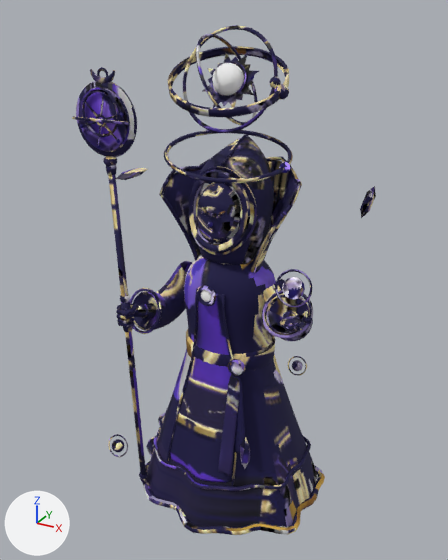
The glTF model public/models/astromancer.glb, before and after one commit.
The view is the same before and after, from a 50 mm lens placed at (0.998, -1.864, 1.844), pointed at (-0.041, 0.025, 0.899). Arrows for +X, +Y and +Z are at lower left; the lights stay in place. The picture after the commit comes second. Where no turn or scale is listed for an object, it has been applied to the vertices. Vertices at exactly the same position are counted once.

In view in the first picture: 'breath_mesh', 'drift0_mesh', 'planet_mesh', 'rete_mesh', 'ring_turn0_mesh', 'ring_turn1_mesh', 'ring_turn2_mesh', 'ring_turn3_mesh', 'sun_mesh', 'weapon_mesh' and 4 more.
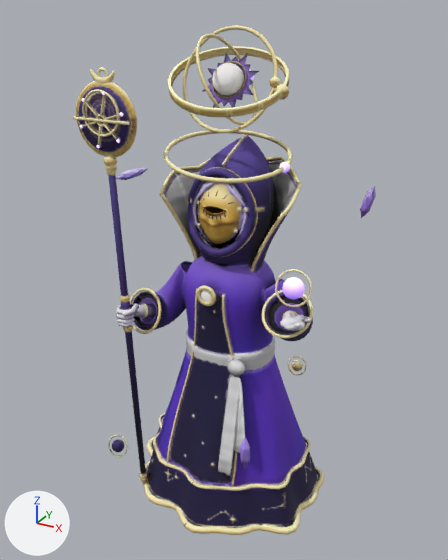
Where the change shows, as pixel boxes [x1, y1, x2, y2] in the pictures (448 x 560 px; the box of a moved part takes in the faces that stretch with it):
part 1 of me_torus_002, surface changed: [183, 25, 281, 133] in both
part 2 of me_torus_003, surface changed: [196, 34, 258, 125] in both
part 3 of me_ecliptic, surface changed (blue to beige): [168, 46, 289, 117] in both
part 4 of me_corona, surface changed (lighter): [202, 53, 259, 108] in both
part 5 of me_torus, rebuilt (10% wider, 8% taller): before [189, 170, 250, 252]; after [188, 168, 255, 257]
part 6 of me_torus, rebuilt: before [190, 166, 257, 255]; after [197, 167, 258, 257]
part 7 of me_torus, rebuilt: before [203, 207, 224, 213]; after [204, 207, 225, 213]
part 8 of me_torus, rebuilt (mostly hidden): before [213, 182, 241, 239]; after [198, 183, 244, 249]
part 9 of me_torus, moved or reshaped: before [196, 157, 261, 264]; after [190, 157, 266, 264]
part 10 of me_torus, surface changed (blue to purple): [116, 134, 325, 535] in both
part 11 of me_icosphere_060, surface changed (lighter): [275, 269, 312, 307] in both
part 12 of me_torus_004, surface changed (blue to beige): [164, 130, 293, 183] in both
part 13 of me_torus_007, surface changed (blue to beige): [80, 89, 123, 149] in both
part 14 of me_butt, surface changed: [72, 67, 148, 485] in both
part 15 of me_icosphere_073, surface changed (blue to purple): [240, 437, 250, 469] in both

The change, as a list of edits to the scene's bpy script:
```text
Change me_torus_002:
    where me_torus_002.from_pydata(...)  # 282 vertices, 560 faces; spans x -0.172..0.182, y -0.063..0.063, z -0.161..0.161
    me_torus_002 part 1: texture (UV) coordinates of 560 of 560 faces, centred in x -0.17..0.182, y -0.062..0.062, z -0.16..0.16, changed; they spanned u 0.12..0.88, v 0.1..0.97 and now span u 0.01..0.95, v 0.01..0.98
Change me_torus_003:
    where me_torus_003.from_pydata(...)  # 282 vertices, 560 faces; spans x -0.076..0.076, y -0.156..0.167, z -0.137..0.137
    me_torus_003 part 2: texture (UV) coordinates of 560 of 560 faces, centred in x -0.075..0.075, y -0.154..0.167, z -0.137..0.137, changed; they spanned u 0.3..0.96, v 0.01..0.97 and now span u 0.13..0.77, v 0.48..0.98
Change me_ecliptic:
    where me_ecliptic.from_pydata(...)  # 298 vertices, 464 faces; spans x 0.013..0.419, y -0.84..-0.471, z 1.386..1.57
    me_ecliptic part 3: texture (UV) coordinates of 464 of 464 faces, centred in x 0.014..0.418, y -0.837..-0.474, z 1.388..1.569, changed; they spanned u 0.38..0.95, v 0.01..0.95 and now span u 0.2..0.96, v 0.06..0.63
Change me_corona:
    where me_corona.from_pydata(...)  # 386 vertices, 704 faces; spans x -0.097..0.097, y -0.072..0.037, z 1.539..1.709
    me_corona part 4: texture (UV) coordinates of 704 of 704 faces, centred in x -0.077..0.077, y -0.07..0.03, z 1.556..1.692, changed; they spanned u 0.06..0.91, v 0.08..0.97 and now span u 0.09..0.94, v 0.01..0.98
Change me_torus:
    remove me_torus.from_pydata(...)  # 13127 vertices, 25590 faces; spans x -0.423..0.395, y -0.184..0.519, z -0.919..0.508
    add me_torus.from_pydata(...)  # 13546 vertices, 26302 faces; spans x -0.423..0.395, y -0.184..0.519, z -0.919..0.508
    me_torus part 5: the loose piece of 392 vertices spanning x -0.119..0.119, y 0.038..0.109, z 0.148..0.424 is rebuilt with 392 vertices and now spans x -0.13..0.13, y 0.04..0.118, z 0.131..0.43
    me_torus part 6: the loose piece of 294 vertices spanning x -0.132..0.132, y 0.048..0.121, z 0.135..0.432 is rebuilt with 294 vertices and now spans x -0.134..0.134, y 0.049..0.123, z 0.127..0.43
    me_torus part 7: the loose piece of 54 vertices spanning x -0.044..0.044, y 0.039..0.056, z 0.284..0.308 is rebuilt with 54 vertices and now spans x -0.044..0.044, y 0.05..0.063, z 0.282..0.306
    me_torus part 8: the loose piece of 42 vertices spanning x -0.114..0.114, y 0.106..0.318, z 0.144..0.391 is rebuilt with 207 vertices and now spans x -0.108..0.108, y 0.062..0.248, z 0.121..0.402, in mat_paint
    me_torus part 9: 113 vertices moved from x -0.123..0.123, y 0.05..0.152, z 0.117..0.436 to x -0.124..0.124, y 0.05..0.151, z 0.117..0.437; 1193 vertices removed from x -0.113..0.113, y 0.033..0.133, z 0.141..0.418; 1321 vertices added at x -0.141..0.141, y 0.041..0.253, z 0.12..0.423
    me_torus part 10: 21496 kept faces spanning x -0.423..0.395, y -0.184..0.519, z -0.919..0.508 get new texture (UV) coordinates
    other edits to the shape of me_torus do not show in these pictures
    remove me_torus.materials.append(mat_gem)
Change me_icosphere_060:
    where me_icosphere_060.from_pydata(...)  # 290 vertices, 576 faces; spans x -0.0595..0.0595, y -0.035..0.035, z -0.0568..0.0568
    me_icosphere_060 part 11: texture (UV) coordinates of 576 of 576 faces, centred in x -0.058..0.0582, y -0.0339..0.0339, z -0.0555..0.0557, changed; they spanned u 0.01..0.92, v 0.09..0.92 and now span u 0.06..0.91, v 0.11..0.92
Change me_torus_004:
    where me_torus_004.from_pydata(...)  # 282 vertices, 560 faces; spans x -0.216..0.226, y -0.215..0.215, z -0.046..0.046
    me_torus_004 part 12: texture (UV) coordinates of 560 of 560 faces, centred in x -0.215..0.226, y -0.213..0.213, z -0.046..0.046, changed; they spanned u 0.07..0.96, v 0.01..0.97 and now span u 0.09..0.68, v 0.18..0.98
Change me_torus_007:
    where me_torus_007.from_pydata(...)  # 352 vertices, 656 faces; spans x -0.09..0.09, y -0.006..0.006, z -0.093..0.096
    me_torus_007 part 13: texture (UV) coordinates of 656 of 656 faces, centred in x -0.09..0.09, y -0.005..0.005, z -0.09..0.095, changed; they spanned u 0.04..0.99, v 0.01..0.99 and now span u 0.04..0.99, v 0.03..0.99
Change me_butt:
    where me_butt.from_pydata(...)  # 1201 vertices, 2316 faces; spans x -0.46..-0.21, y -0.27..-0.22, z 0.02..1.67
    me_butt part 14: texture (UV) coordinates of 2316 of 2316 faces, centred in x -0.46..-0.21, y -0.27..-0.22, z 0.02..1.67, changed; they spanned u 0.01..0.99, v 0.01..0.99 and now span u 0.01..0.99, v 0.01..0.99
Change me_icosphere_073:
    where me_icosphere_073.from_pydata(...)  # 12 vertices, 20 faces; spans x -0.0169..0.0169, y -0.0161..0.0161, z -0.0672..0.0672
    me_icosphere_073 part 15: texture (UV) coordinates of 20 of 20 faces, centred in x -0.0148..0.0148, y -0.014..0.014, z -0.0424..0.0424, changed; they spanned u 0.04..0.9, v 0.08..0.89 and now span u 0.88..0.92, v 0.09..0.87
```
